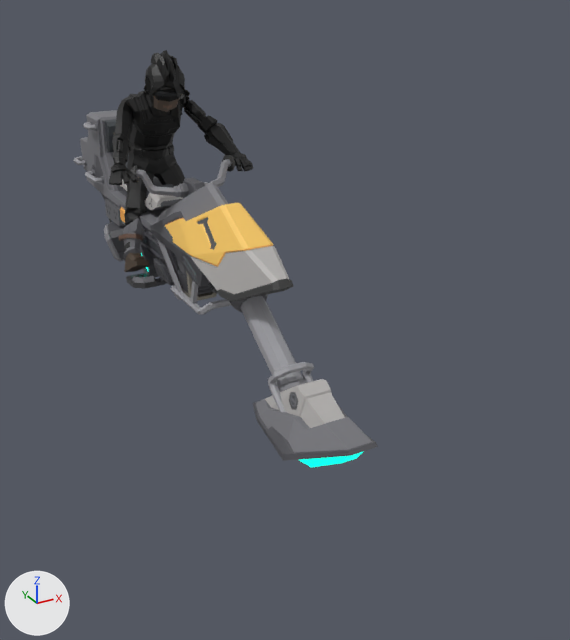
One commit to the glTF model public/models/avi-jetbike.glb: the scene before it, then after it.
Rendered twice from a 50 mm camera at (-2.07, -5.5, 1.85) aimed at (0.36, -1.09, -0.36). The axes (+X, +Y, +Z) are drawn at lower left. The lights are the same throughout. The older version comes first. Where no turn or scale is listed for an object, it has been applied to the vertices. Vertices at exactly the same position are counted once.

In view in the first picture: 'SM_Veh_Hover_Bike_02', 'SM_Veh_Hover_Bike_02_Handle_Bars_01', 'SM_Veh_Hover_Bike_02_Steering_01', 'Scifi_city:Character_Augmented_Male_01' and 2 more.
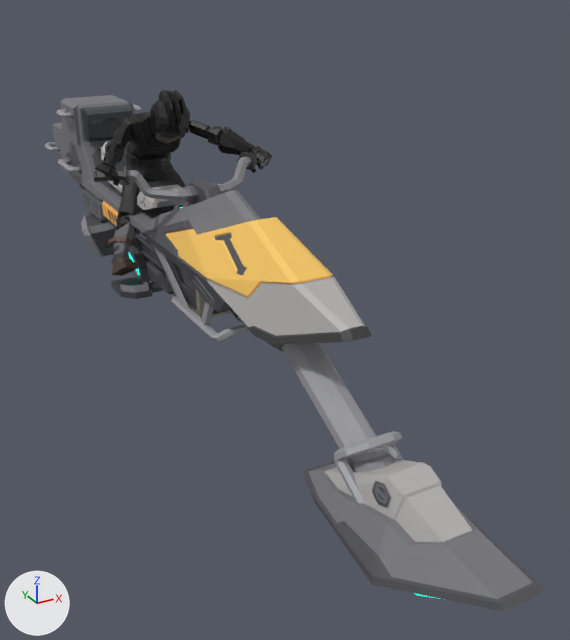
What differs and where, as boxes [x1, y1, x2, y2] in the pictures (570 x 640 px; the box of a moved part takes in the faces that stretch with it):
'SM_Veh_Hover_Bike_02_Steering_01', moved, rescaled (91% wider, 56% taller)
    before: [241, 296, 378, 467]
    after: [281, 343, 544, 611]
'SM_Veh_Hover_Bike_02', rescaled (48% wider, 25% taller)
    before: [73, 110, 293, 314]
    after: [44, 95, 371, 351]
'Scifi_city:Character_Augmented_Male_01', reshaped, moved (22% wider, 16% shorter)
    before: [109, 50, 254, 272]
    after: [95, 89, 272, 276]
part 3 of me_mesh, moved or reshaped
    before: [233, 154, 246, 158]
    after: [251, 147, 260, 155]
part 4 of me_mesh, moved or reshaped
    before: [155, 89, 183, 97]
    after: [160, 129, 187, 136]
part 5 of me_mesh, moved or reshaped
    before: [204, 123, 254, 172]
    after: [218, 127, 272, 173]
part 6 of me_mesh, moved or reshaped
    before: [109, 50, 218, 272]
    after: [95, 89, 222, 276]

Diff of the bpy script that builds the scene:
```diff
--- a/public/models/avi-jetbike.glb.py
+++ b/public/models/avi-jetbike.glb.py
@@ me_scene @@
 # used by ob_sm_veh_hover_bike_02; location = (0.0, 0.0, 0.0)
-me_scene.from_pydata(...)  # 2318 vertices, 4042 faces; spans x -0.33..0.33, y -1.75..1.81, z -0.52..0.75
+me_scene.from_pydata(...)  # 2318 vertices, 4042 faces; spans x -0.43..0.43, y -2.54..2.62, z -0.58..0.79
+# me_scene part 1: the whole mesh is scaled about its middle by (1.28, 1.45, 1.08), then moved by (0.0, 0.01, -0.01)
 me_scene.materials.append(mat_polygonscifiworlds_mat_01_a)
@@ me_scene_004 @@
 # used by ob_sm_veh_hover_bike_02_steering_01; location = (0.0, -1.798, -0.408)
-me_scene_004.from_pydata(...)  # 194 vertices, 356 faces; spans x -0.265..0.265, y -0.807..0.67, z -0.313..0.489
+me_scene_004.from_pydata(...)  # 194 vertices, 356 faces; spans x -0.339..0.339, y -1.979..0.162, z -0.391..0.476
+# me_scene_004 part 2: the whole mesh is scaled about its middle by (1.28, 1.45, 1.08), then moved by (0.0, -0.84, -0.046)
 me_scene_004.materials.append(mat_polygonscifiworlds_mat_01_a)
@@ me_mesh @@
 # used by ob_scifi_city_character_augmented_male_01; location = (-0.001, 0.434, -0.36)
-me_mesh.from_pydata(...)  # 1858 vertices, 3628 faces; spans x -0.57..0.51, y -0.82..0.13, z 0.08..1.72
+me_mesh.from_pydata(...)  # 1858 vertices, 3628 faces; spans x -0.67..0.63, y -0.96..0.12, z 0.14..1.54
+# me_mesh part 3: the loose piece of 94 vertices spanning x 0.33..0.5, y -0.81..-0.59, z 0.88..0.99 is multiplied about its middle by the matrix ((0.757, 0.085, -0.648), (-0.034, 0.995, 0.091), (0.652, -0.047, 0.757)), then moved by (0.12, -0.14, 0.1)
+# me_mesh part 4: the loose piece of 14 vertices spanning x -0.12..0.1, y -0.55..-0.5, z 1.41..1.46 is moved by (0.0, -0.1, -0.19)
+# me_mesh part 5: the loose piece of 182 vertices spanning x 0.28..0.51, y -0.82..-0.34, z 0.87..1.2 is multiplied about its middle by the matrix ((0.796, 0.138, -0.606), (-0.101, 1.0, 0.095), (0.613, -0.015, 0.803)), then moved by (0.08, -0.13, 0.06)
+# me_mesh part 6: 1249 of 1858 vertices moved; they spanned x -0.57..0.4, y -0.82..0.09, z 0.08..1.72 and now span x -0.67..0.49, y -0.96..0.07, z 0.14..1.54; mean shift (-0.01, -0.08, -0.03); largest move (-0.01, -0.59, 1.65) -> (0.0, -0.76, 1.43)
+# other edits to the shape of me_mesh do not show in these pictures
 me_mesh.materials.append(mat_scifi_city_lambert2)
@@ ob_scifi_city_character_augmented_male_01 @@
 ob_scifi_city_character_augmented_male_01 = bpy.data.objects.new('Scifi_city:Character_Augmented_Male_01', me_mesh)
-ob_scifi_city_character_augmented_male_01.location = (-0.001, 0.434, -0.36)
+ob_scifi_city_character_augmented_male_01.location = (-0.001, 0.514, -0.44)
```
